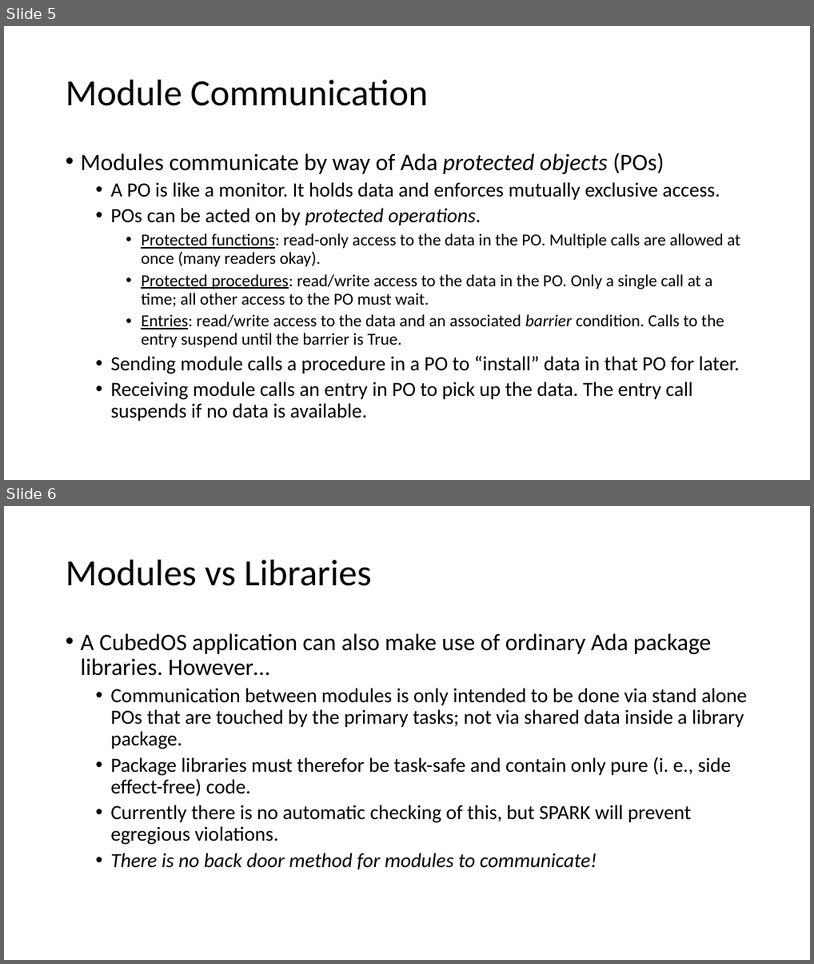
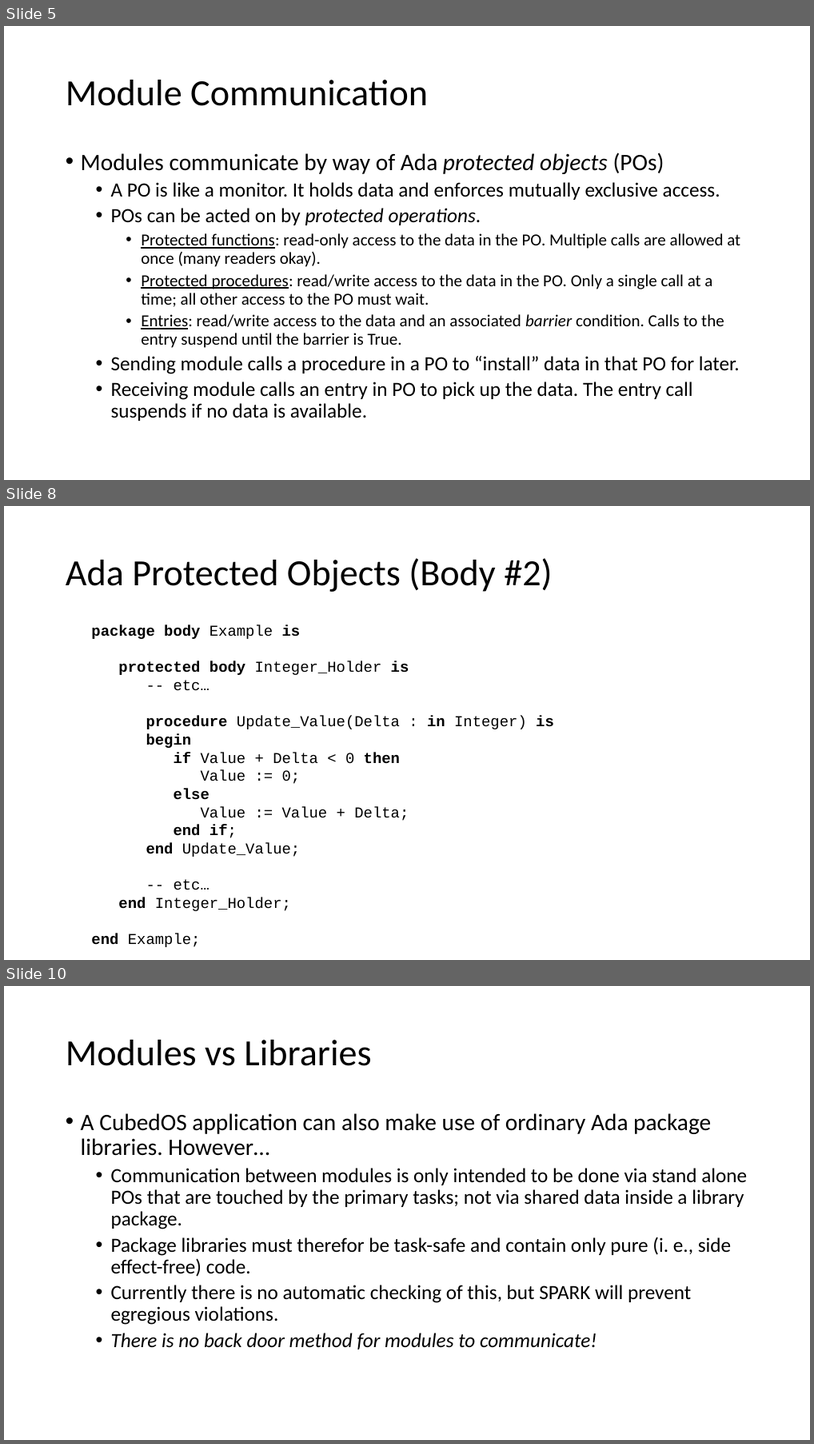
Before and after one commit to cubesatlab/cubedos, a slide deck: doc/Presentations/CubedOS-Architecture.pptx. Shown one above the other, each under a label of ours: slides 5 and 6 before the commit, slides 5, 8 and 10 after it; the slides between them are not shown. The pictures are 814x964 and 814x1444 pixels, drawn with LibreOffice and Linux fonts; fonts in the diff are those of the drawing. Boxes give left, top, right and bottom in pixels: in the first picture for what was removed or moved away, otherwise in the second. Text is boxed around its words. In the diff, an @@ line names an element or a change of style, - is before the commit and + after.

Commit message:
Added some slides showing an example of a protected object.

```diff
--- a/doc/Presentations/CubedOS-Architecture.pptx
+++ b/doc/Presentations/CubedOS-Architecture.pptx
@@ slide 8 added at (x1=4, y1=506, x2=810, y2=960), background #FFFFFF @@
@@ title added at (x1=66, y1=558, x2=552, y2=592), 44 pt, text #000000 @@
+Ada Protected Objects (Body #2)
@@ text added at (x1=91, y1=625, x2=554, y2=947), 18 pt, text #000000 @@
+package body Example is
+protected body Integer_Holder is
+-- etc…
+procedure Update_Value(Delta : in Integer) is
+begin
+if Value + Delta < 0 then
+Value := 0;
+else
+Value := Value + Delta;
+end if;
+end Update_Value;
+-- etc…
+end Integer_Holder;
+end Example;
@@ what was slide 6 is now slide 10 @@
```
Also in this commit, not shown: 1 slide changed, 3 other slides added.
